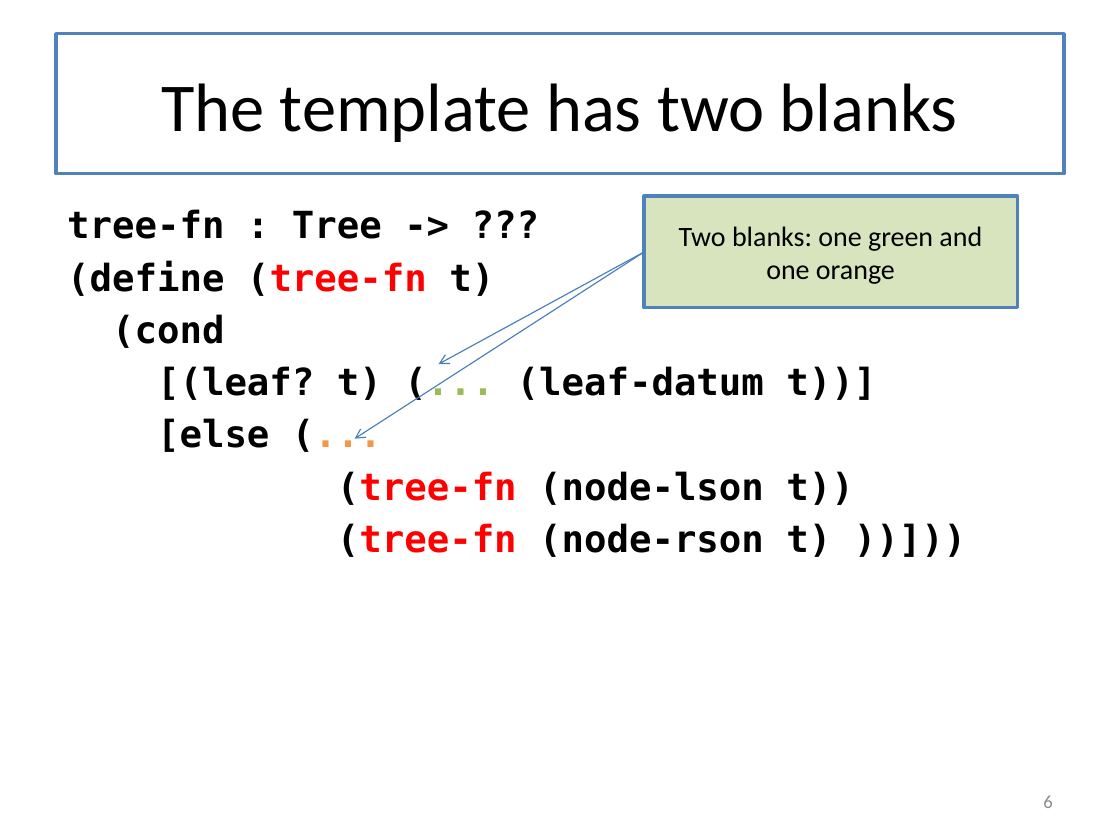
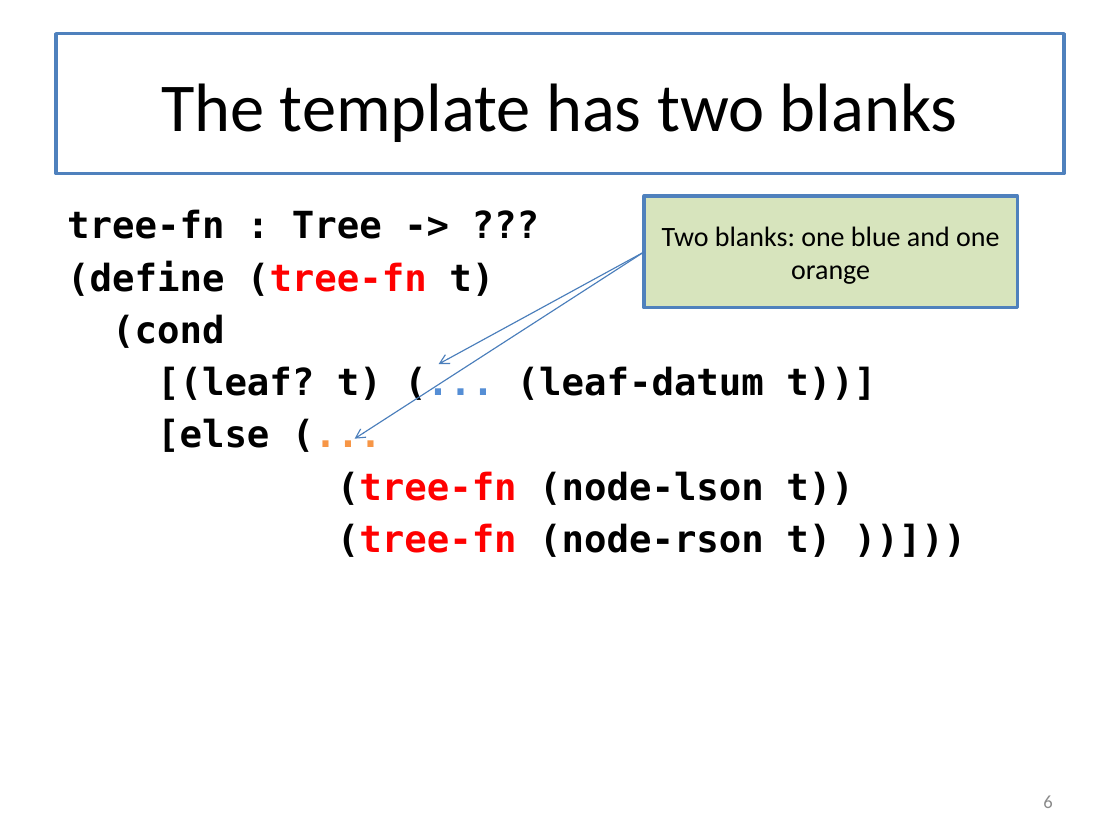
Before and after one commit to mwand/cs5010f16, a slide deck: slide 6 of Slides/Lesson 6.3 From Templates to Folds.pptx. Drawn at 1120x840 pixels with LibreOffice and Linux fonts; fonts in the diff are those of the drawing. Boxes give left, top, right and bottom in pixels: in the first picture for what was removed or moved away, otherwise in the second. Text is boxed around its words. In the diff, an @@ line names an element or a change of style, - is before the commit and + after.

```diff
--- a/Slides/Lesson 6.3 From Templates to Folds.pptx
+++ b/Slides/Lesson 6.3 From Templates to Folds.pptx
@@ text in rectangle at [662, 226, 999, 284]: text changed @@
-Two blanks: one green and one orange
+Two blanks: one blue and one orange
@@ text at [157, 366, 876, 400]: text colour #9BBB59 to #558ED5 in "(..." @@
```
Also in this commit, not shown: 8 other slides changed, 5 other files.
